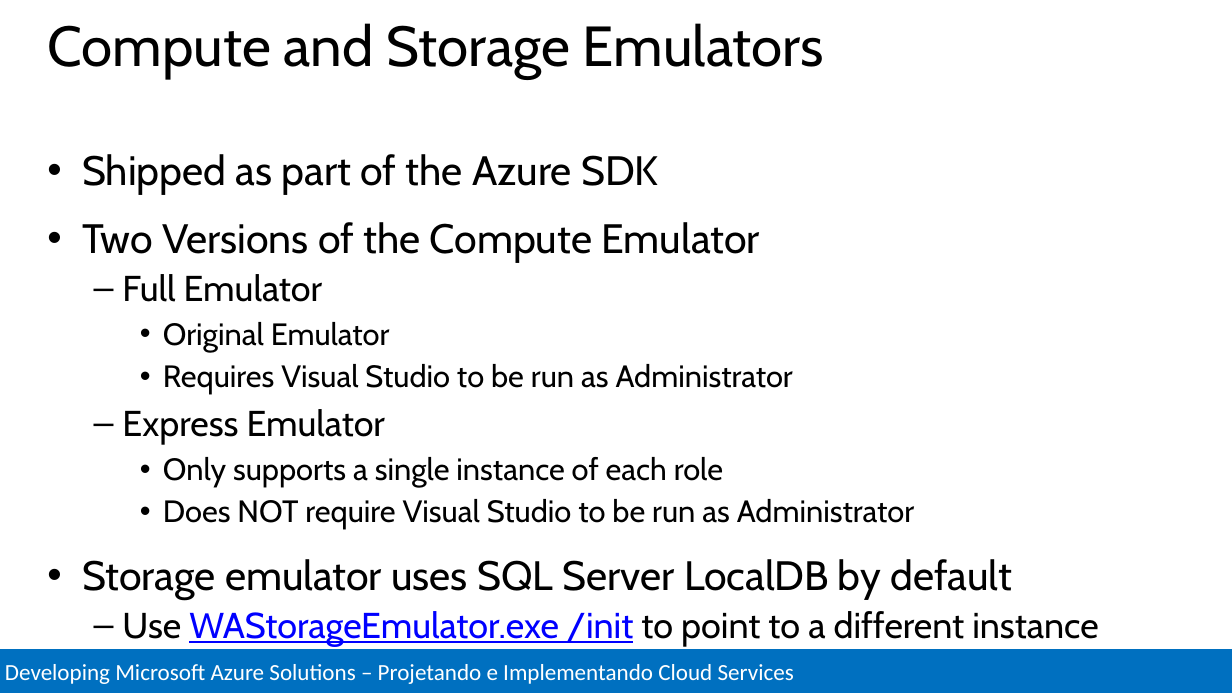
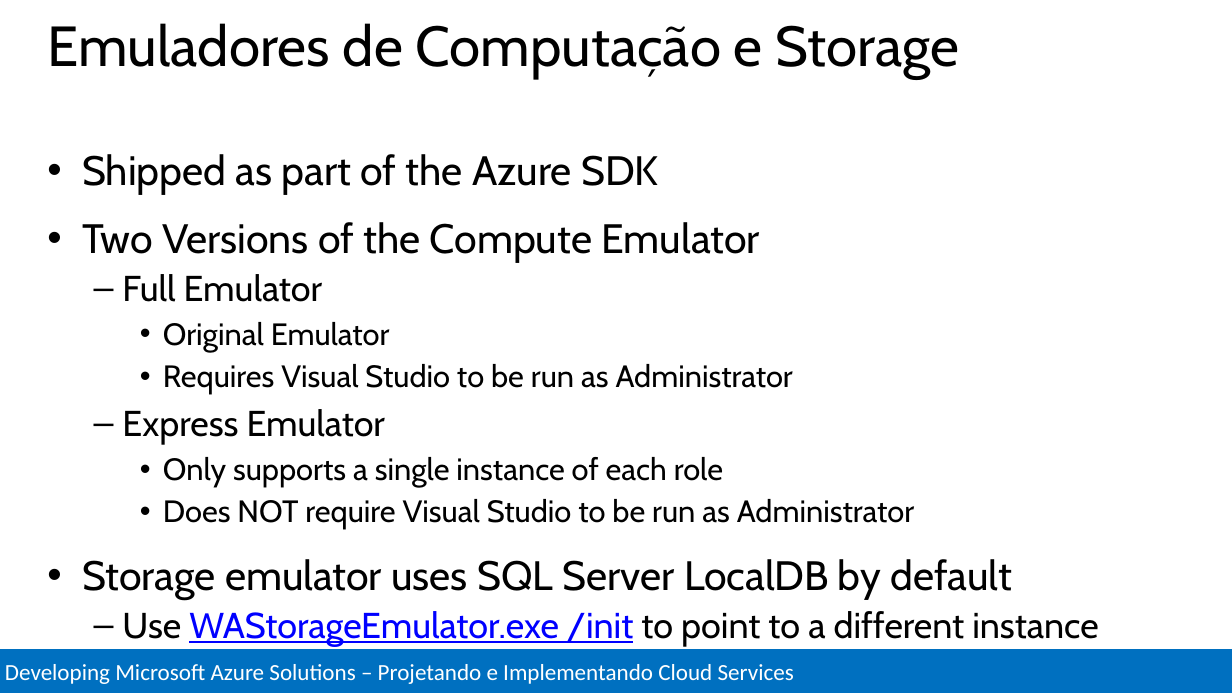
Before and after one commit to Evilazaro/MCSDAzureTraining, a slide deck: slide 27 of Design and Implement Cloud Services/Design and Implement Cloud Services.pptx. Drawn at 1232x693 pixels with LibreOffice and Linux fonts; fonts in the diff are those of the drawing. Boxes give left, top, right and bottom in pixels: in the first picture for what was removed or moved away, otherwise in the second. Text is boxed around its words. In the diff, an @@ line names an element or a change of style, - is before the commit and + after.

```diff
--- a/Design and Implement Cloud Services/Design and Implement Cloud Services.pptx
+++ b/Design and Implement Cloud Services/Design and Implement Cloud Services.pptx
@@ title at bbox=[48, 23, 959, 79]: text changed @@
-Compute and Storage Emulators
+Emuladores de Computação e Storage
```
Also in this commit, not shown: 4 other slides changed.
